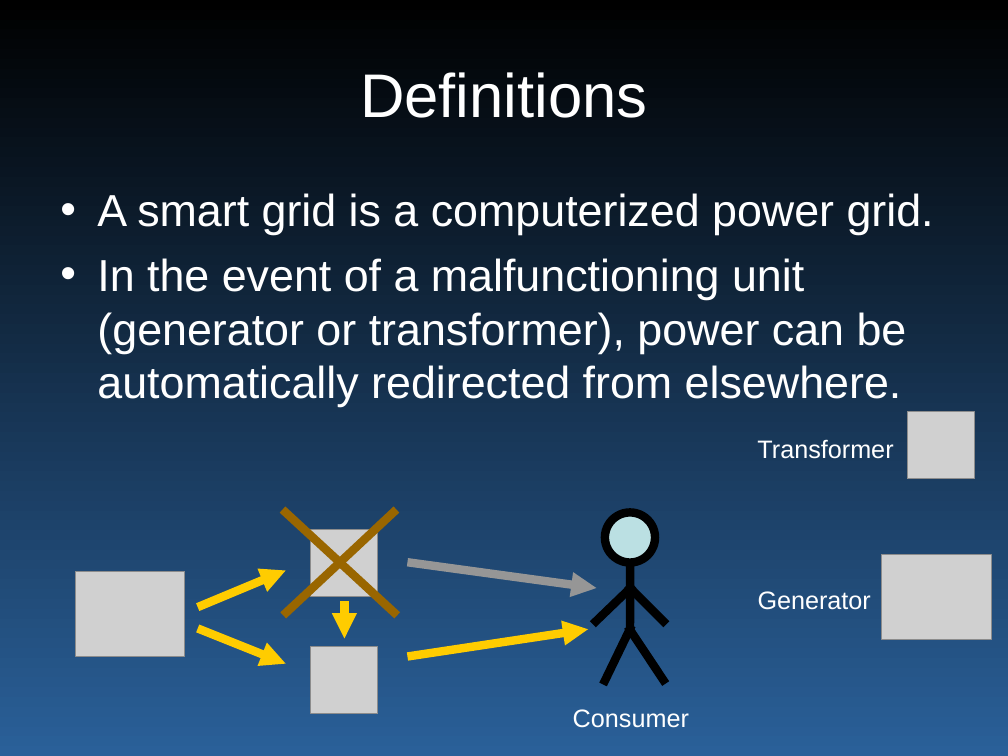
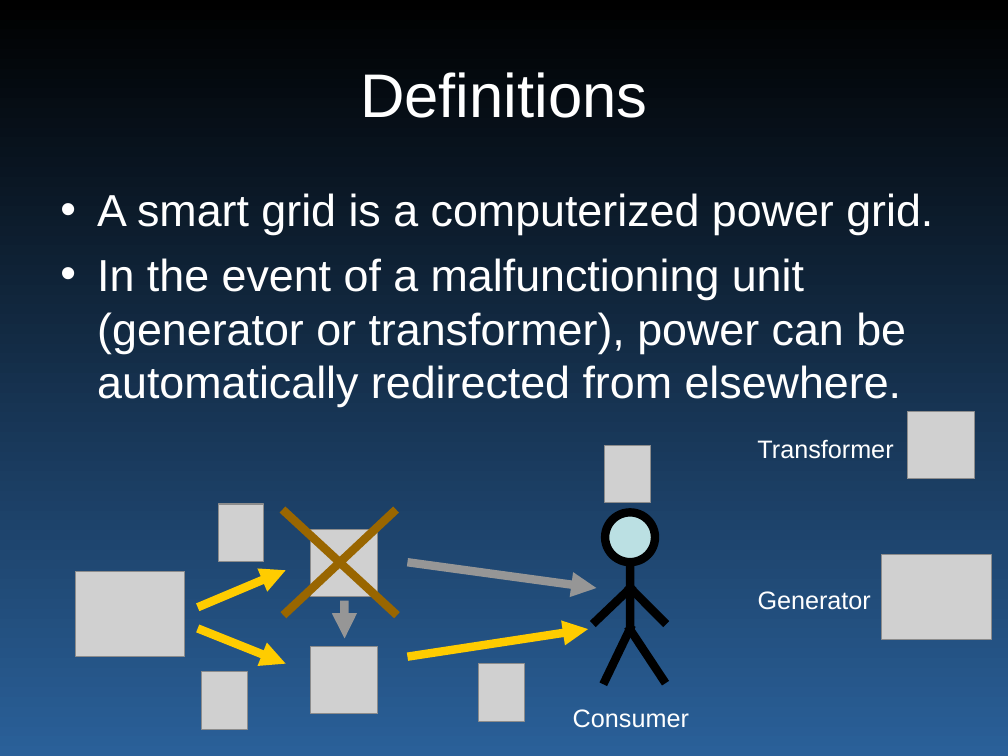
Before and after one commit to wyatt8740/CS460_Capstone, a slide deck: slide 6 of smartgrid_465.ppt. Drawn at 1008x756 pixels with LibreOffice and Linux fonts; fonts in the diff are those of the drawing; grey boxes stand for pictures. Boxes give left, top, right and bottom in pixels: in the first picture for what was removed or moved away, otherwise in the second. Text is boxed around its words. In the diff, an @@ line names an element or a change of style, - is before the commit and + after.

```diff
--- a/smartgrid_465.ppt
+++ b/smartgrid_465.ppt
@@ picture added at [605, 446, 650, 503] @@
@@ picture added at [219, 504, 264, 561] @@
@@ arrow (345, 605) - (345, 638): stroke #FFCC00 6.01 pt to #969696 6.01 pt @@
@@ picture added at [202, 672, 247, 730] @@
@@ picture added at [479, 663, 524, 721] @@
```
Also in this commit, not shown: 6 other slides changed, 1 slide added.
